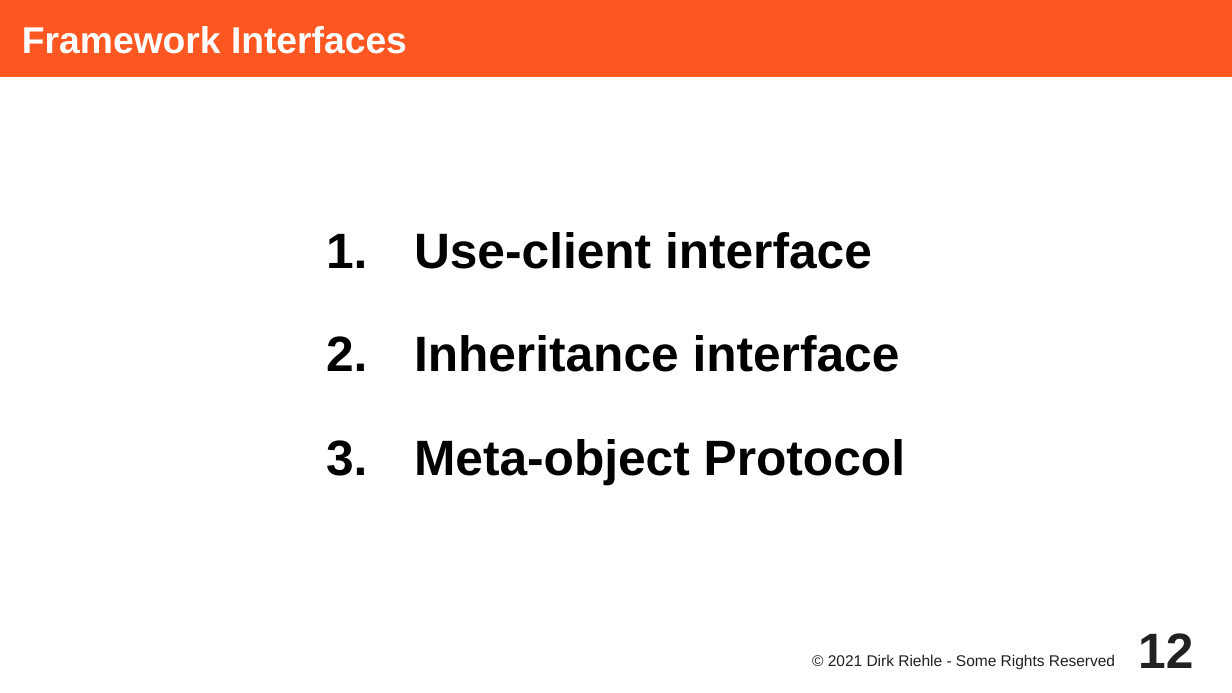
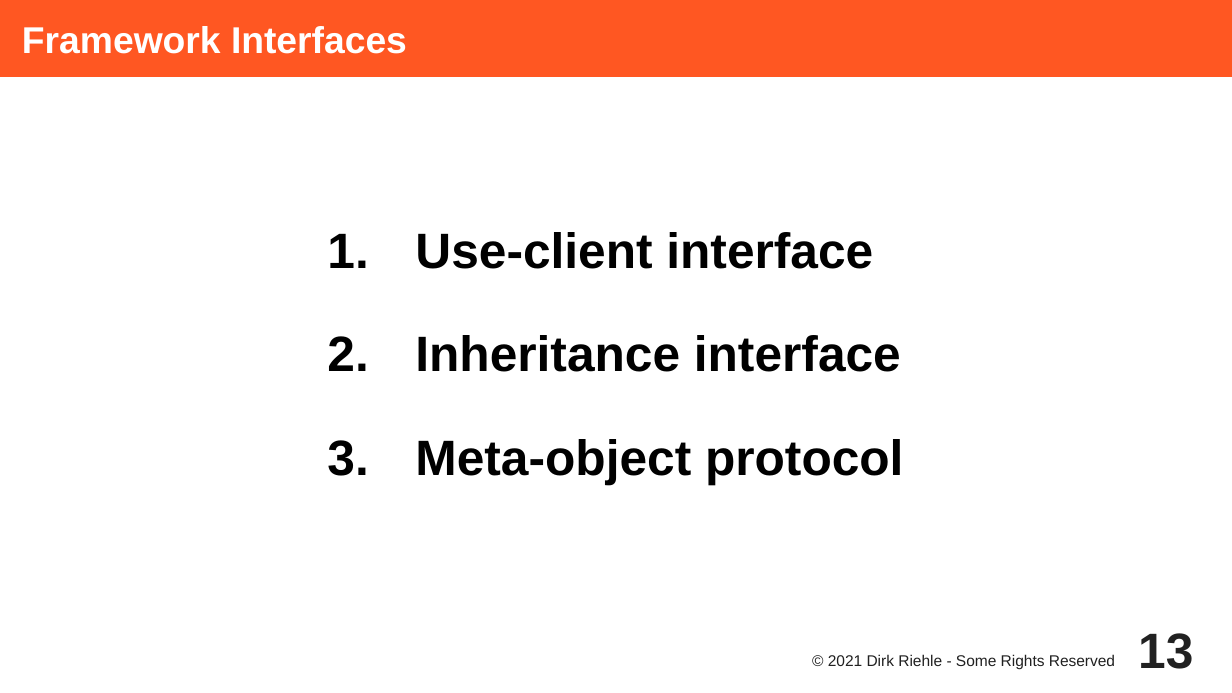
Before and after one commit to dirkriehle/adap-course, a slide deck: slide 13 of Lecture Slides/ADAP C11 - Object-oriented Frameworks.odp (slide 12 before the commit). Drawn at 1232x693 pixels with LibreOffice and Linux fonts; fonts in the diff are those of the drawing. Boxes give left, top, right and bottom in pixels: in the first picture for what was removed or moved away, otherwise in the second. Text is boxed around its words. In the diff, an @@ line names an element or a change of style, - is before the commit and + after.

```diff
--- a/Lecture Slides/ADAP C11 - Object-oriented Frameworks.odp
+++ b/Lecture Slides/ADAP C11 - Object-oriented Frameworks.odp
@@ subtitle at [415,439,903,484]: text changed @@
-3. Meta-object Protocol
+3. Meta-object protocol
@@ page number at [1138,633,1193,669]: text changed @@
-12
+13
```
Also in this commit, not shown: 8 other slides changed, 9 slides added, 5 other files.
